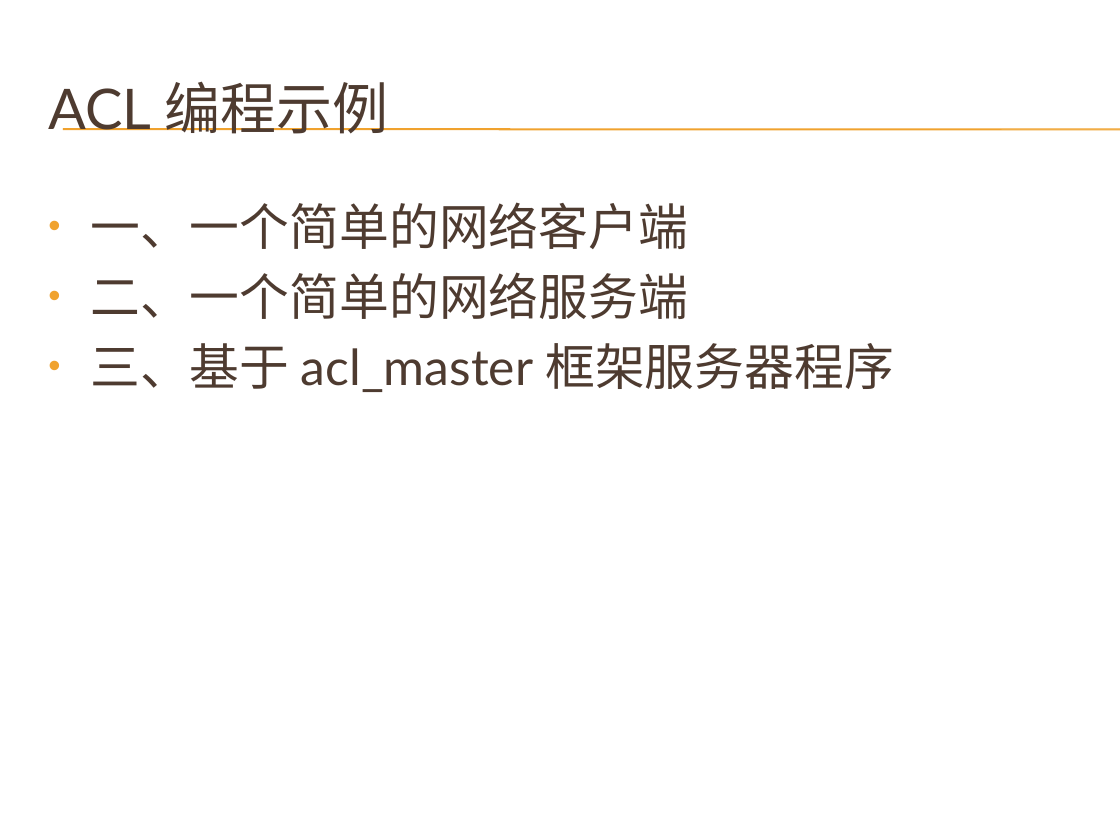
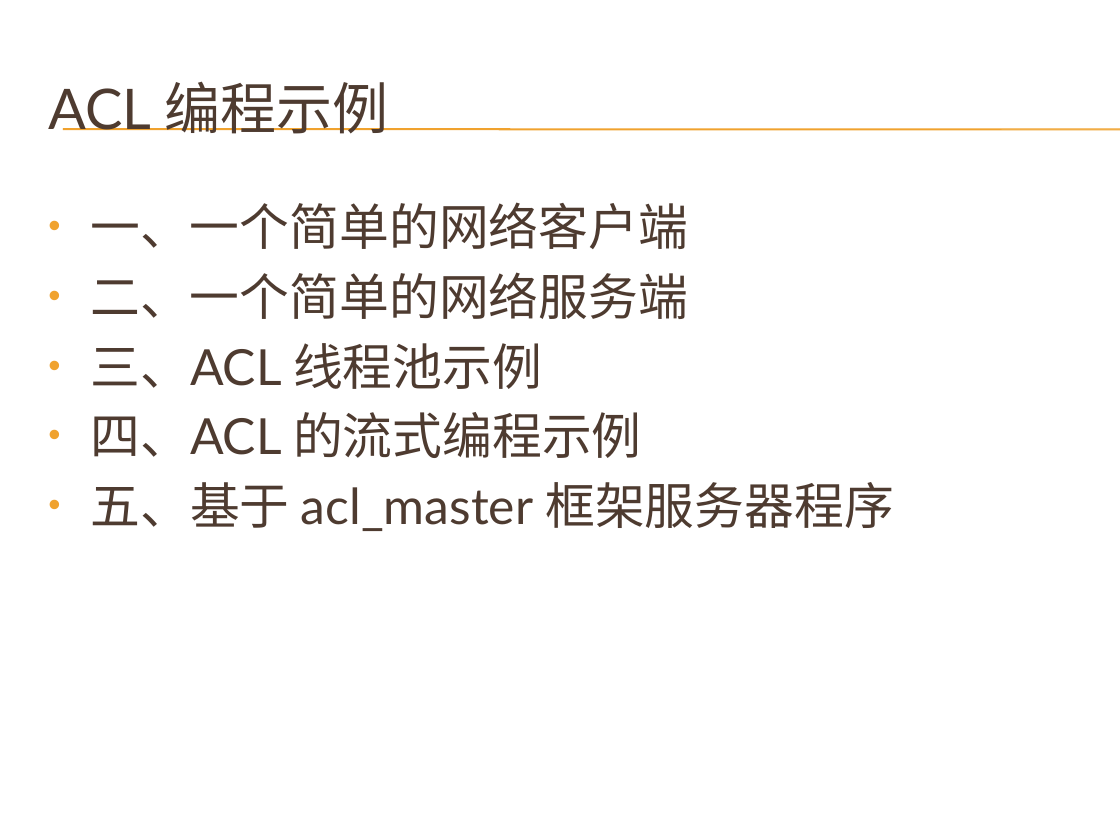
Before and after one commit to cnsuhao/developkit-acl, a slide deck: slide 25 of doc/acl.pptx (slide 18 before the commit). Drawn at 1120x840 pixels with LibreOffice and Linux fonts; fonts in the diff are those of the drawing; background and template pictures are left out. Boxes give left, top, right and bottom in pixels: in the first picture for what was removed or moved away, otherwise in the second. Text is boxed around its words. In the diff, an @@ line names an element or a change of style, - is before the commit and + after.

```diff
--- a/doc/acl.pptx
+++ b/doc/acl.pptx
@@ text at <box>90,343,894,531</box>: text changed @@
-• 三、基于 acl_master 框架服务器程序
+• 三、ACL 线程池示例
+• 四、ACL 的流式编程示例
+• 五、基于 acl_master 框架服务器程序
```
Also in this commit, not shown: 8 other slides changed, 10 slides added.
